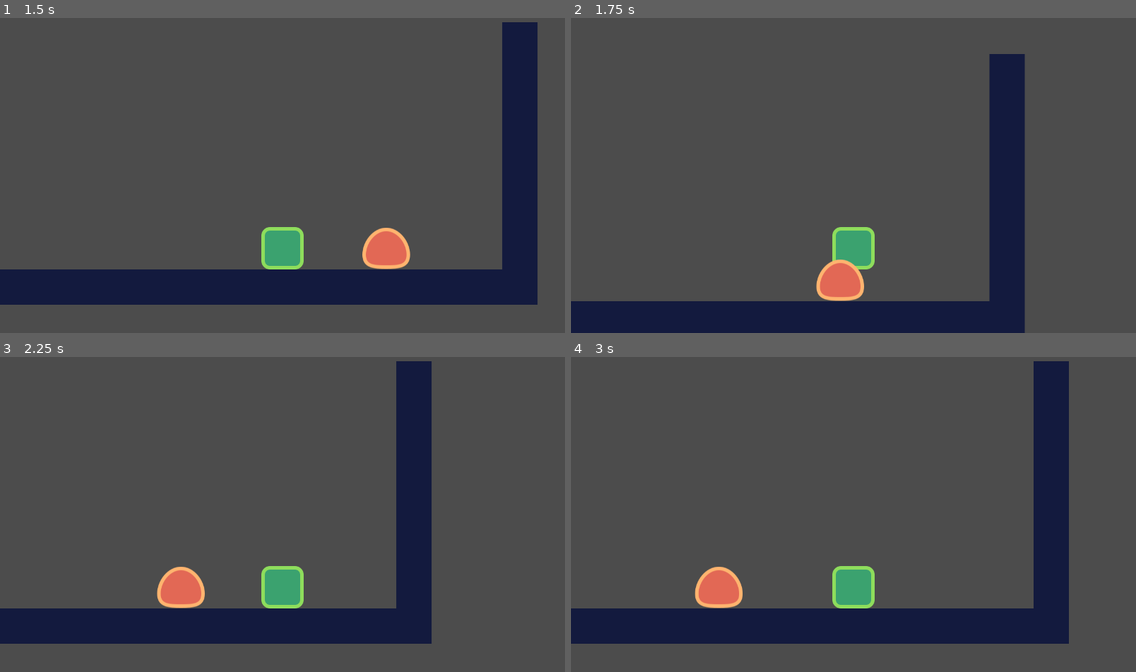
Above: before the commit, frames 1-4 (two rows, left to right).
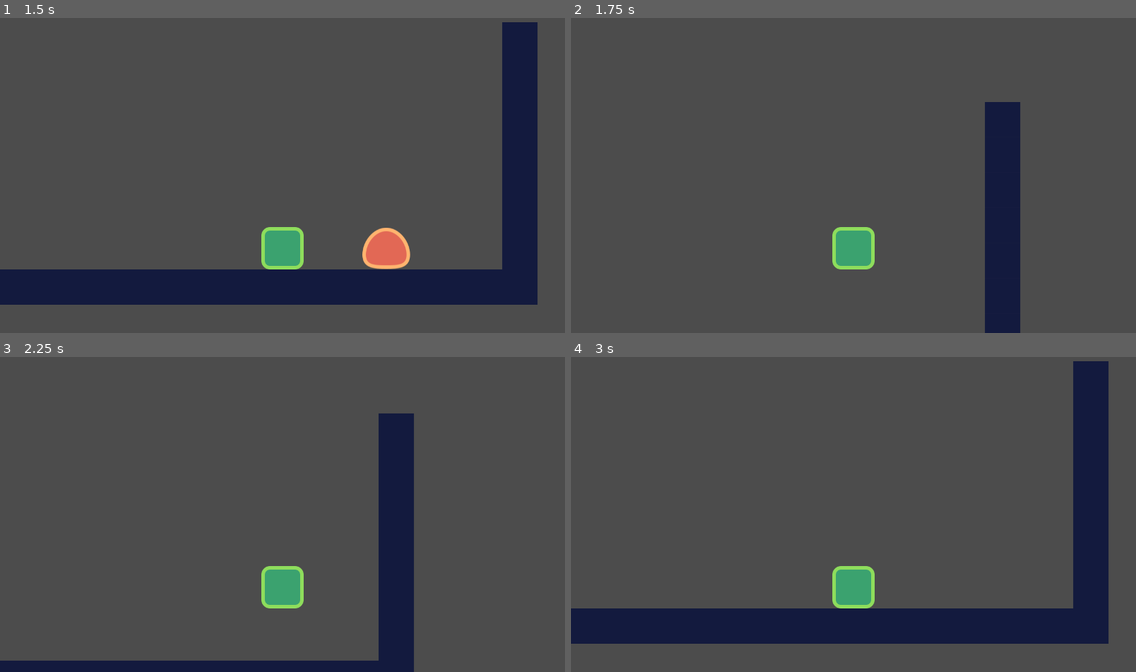
Above: after the commit, the same moments.

Repository: sh-cho/godot-2d-platformer
Game: Godot game, scene res://src/Levels/LevelTemplate.tscn
Same seed, same stepped clock (60 frames per second), same inputs: the game is played once before the commit and once after it. This scene is started directly instead of the project's main scene.
Inputs:
- Up to frame 1 (1.5 s): hold Right (move_right) from 0.53 s (still down); tap W (jump) at 0.77 s
- Up to frame 2 (1.75 s): keep holding Right (move_right); tap W (jump) at 1.52 s
- Up to frame 3 (2.25 s): release Right (move_right) at 2.03 s; hold Left (move_left) from 2.03 s (still down)
- Up to frame 4 (3 s): release Left (move_left) at 2.78 s; hold Right (move_right) from 2.78 s (still down)

Frame 1 is identical in both runs. In frame 2, 10% of the frame differs, in the area x 0-81%, y 11-100%; in frame 3, 17%, in the area x 0-77%, y 1-100%; in frame 4, 12%.

Commit message:
stomp and hit

Diff:
--- a/src/Actors/Enemy.gd
+++ b/src/Actors/Enemy.gd
@@ -5,6 +5,14 @@
 	set_physics_process(false)
 	_velocity.x = -speed.x
 
+
+func _on_StompDetector_body_entered(body: PhysicsBody2D) -> void:
+	if body.global_position.y > $StompDetector.global_position.y:
+		return
+	$CollisionShape2D.disabled = true
+	queue_free()
+
+
 func _physics_process(delta: float) -> void:
 	_velocity.y += gravity * delta
 	if is_on_wall():
--- a/src/Actors/Enemy.tscn
+++ b/src/Actors/Enemy.tscn
@@ -1,10 +1,13 @@
-[gd_scene load_steps=4 format=2]
+[gd_scene load_steps=5 format=2]
 
 [ext_resource path="res://assets/enemy.png" type="Texture" id=1]
 [ext_resource path="res://src/Actors/Enemy.gd" type="Script" id=2]
 
 [sub_resource type="RectangleShape2D" id=1]
 extents = Vector2( 40, 36 )
+
+[sub_resource type="RectangleShape2D" id=2]
+extents = Vector2( 48, 8 )
 
 [node name="Enemy" type="KinematicBody2D"]
 collision_layer = 2
@@ -23,3 +26,14 @@
 rect = Rect2( -50, -50, 100, 60 )
 process_parent = true
 physics_process_parent = true
+
+[node name="StompDetector" type="Area2D" parent="."]
+modulate = Color( 0, 0.25098, 1, 1 )
+position = Vector2( 0, -72 )
+collision_layer = 2
+
+[node name="CollisionShape2D" type="CollisionShape2D" parent="StompDetector"]
+position = Vector2( 0, -8 )
+shape = SubResource( 2 )
+
+[connection signal="body_entered" from="StompDetector" to="." method="_on_StompDetector_body_entered"]
--- a/src/Actors/Player.gd
+++ b/src/Actors/Player.gd
@@ -1,5 +1,17 @@
 extends Actor
 class_name Player
+
+
+export var stomp_impulse := 1000.0
+
+
+func _on_EnemyDetector_area_entered(area: Area2D) -> void:
+	_velocity = calculate_stomp_velocity(_velocity, stomp_impulse)
+
+
+func _on_EnemyDetector_body_entered(body: PhysicsBody2D) -> void:
+	queue_free()
+
 
 func _physics_process(delta: float) -> void:
 	var is_jump_interrupted := Input.is_action_just_released("jump") and _velocity.y < 0.0
@@ -29,3 +41,9 @@
 	if is_jump_interrupted:
 		out.y = 0.0
 	return out
+
+
+func calculate_stomp_velocity(linear_velocity: Vector2, impulse: float) -> Vector2:
+	var out := linear_velocity
+	out.y = -impulse
+	return out
--- a/src/Actors/Player.tscn
+++ b/src/Actors/Player.tscn
@@ -1,10 +1,13 @@
-[gd_scene load_steps=4 format=2]
+[gd_scene load_steps=5 format=2]
 
 [ext_resource path="res://assets/player.png" type="Texture" id=1]
 [ext_resource path="res://src/Actors/Player.gd" type="Script" id=2]
 
 [sub_resource type="RectangleShape2D" id=1]
 extents = Vector2( 40, 44 )
+
+[sub_resource type="RectangleShape2D" id=2]
+extents = Vector2( 44, 46 )
 
 [node name="Player" type="KinematicBody2D"]
 collision_mask = 8
@@ -22,3 +25,16 @@
 [node name="Camera2D" type="Camera2D" parent="."]
 position = Vector2( 0, -216 )
 current = true
+
+[node name="EnemyDetector" type="Area2D" parent="."]
+modulate = Color( 0.105882, 0, 0.717647, 1 )
+collision_layer = 0
+collision_mask = 2
+monitorable = false
+
+[node name="CollisionShape2D" type="CollisionShape2D" parent="EnemyDetector"]
+position = Vector2( 0, -44 )
+shape = SubResource( 2 )
+
+[connection signal="area_entered" from="EnemyDetector" to="." method="_on_EnemyDetector_area_entered"]
+[connection signal="body_entered" from="EnemyDetector" to="." method="_on_EnemyDetector_body_entered"]
